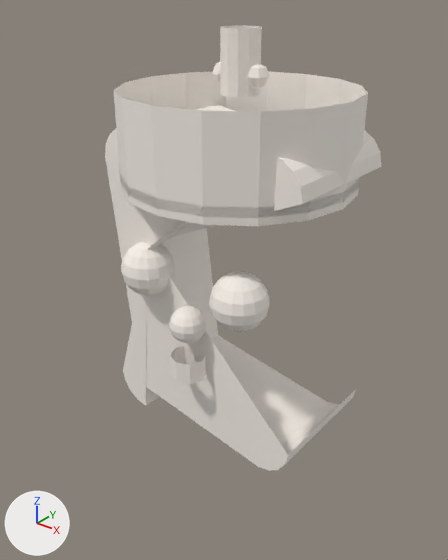
A saved change to the glTF model bread_mascot_model/bread_mascot.glb.
The view is the same before and after, from a 50 mm lens placed at (1.55, -2.05, 1.24), pointed at (0.0, -0.11, 0.04). Lighting does not change. The marker at lower left points along +X, +Y and +Z. The older version comes first. Vertices at exactly the same position are counted once.

In view in the first picture: 'BreadMascot'.
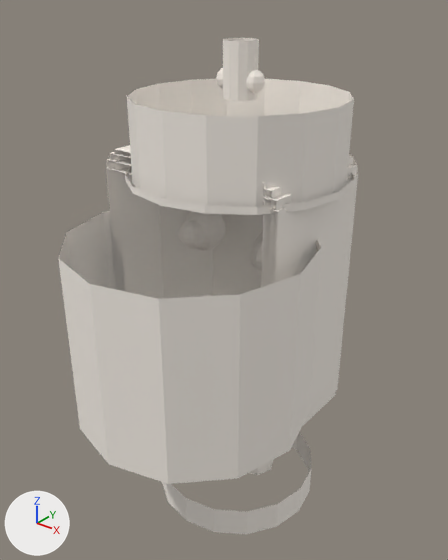
Commit message: Update to complete symmetrical bread mascot model

What differs and where, as boxes (x1, y1, x2, y2) in the pictures (448 x 560 px; the box of a moved part takes in the faces that stretch with it):
'BreadMascot', reshaped (9% wider, 11% taller): before (105, 25, 381, 471); after (58, 38, 358, 534)
part 1 of me_breadmascot, added: after (179, 220, 204, 248)
part 2 of me_breadmascot, added: after (250, 241, 263, 271)
part 3 of me_breadmascot, moved or reshaped: before (113, 72, 368, 226); after (127, 79, 354, 207)
part 4 of me_breadmascot, moved or reshaped: before (120, 175, 360, 218); after (125, 166, 355, 215)
part 5 of me_breadmascot, moved or reshaped: before (220, 25, 262, 97); after (223, 38, 259, 101)
part 6 of me_breadmascot, added: after (58, 205, 321, 484)
part 7 of me_breadmascot, moved or reshaped (not visible afterwards): before (170, 346, 206, 384)
part 8 of me_breadmascot, added (mostly hidden): after (249, 459, 274, 475)
part 9 of me_breadmascot, added: after (162, 432, 311, 534)
part 10 of me_breadmascot, rebuilt: before (105, 105, 381, 471); after (106, 145, 358, 425)
part 11 of me_breadmascot, rebuilt (not visible afterwards): before (169, 306, 206, 343)
part 12 of me_breadmascot, added: after (183, 211, 226, 250)
part 13 of me_breadmascot, added (mostly hidden): after (253, 231, 263, 247)
part 14 of me_breadmascot, deleted: before (209, 271, 269, 332)
part 15 of me_breadmascot, moved or reshaped: before (212, 62, 269, 90); after (216, 68, 265, 93)

Diff of the bpy script that builds the scene:
```diff
--- a/bread_mascot_model/bread_mascot.glb.py
+++ b/bread_mascot_model/bread_mascot.glb.py
@@ me_breadmascot @@
-me_breadmascot.from_pydata(...)  # 659 vertices, 1144 faces; spans x -0.5..0.5, y -0.5..0.5, z -0.7..1.08
-me_breadmascot.materials.append(mat_breadmaterial)  # white #faf3eb
+me_breadmascot.from_pydata(...)  # 782 vertices, 1248 faces; spans x -0.52..0.52, y -0.84..0.48, z -1.17..1.03
+# me_breadmascot part 1: a new loose piece, a UV sphere (8 segments, 8 rings, poles along z) spanning x -0.26..-0.14, y -0.14..-0.01, z 0.14..0.26, in mat_bread (white #faf3eb)
+# me_breadmascot part 2: a new loose piece, a UV sphere (8 segments, 8 rings, poles along z) spanning x 0.14..0.26, y -0.14..-0.01, z 0.14..0.26, in mat_bread (white #faf3eb)
+# me_breadmascot part 3: the loose piece of 32 vertices spanning x -0.5..0.5, y -0.5..0.5, z 0.45..0.85 is scaled about its middle by (0.9, 0.9, 0.875), in mat_bread (white #faf3eb)
+# me_breadmascot part 4: the loose piece of 32 vertices spanning x -0.5..0.5, y -0.5..0.5, z 0.48..0.52 is scaled about its middle by (0.96, 0.96, 0.75), in mat_bread (white #faf3eb)
+# me_breadmascot part 5: the loose piece of 24 vertices spanning x -0.08..0.08, y -0.08..0.08, z 0.82..1.08 is scaled about its middle by (0.875, 0.875, 0.88), then moved by (0.0, 0.0, -0.03), in mat_bread (white #faf3eb)
+# me_breadmascot part 6: the loose piece of 24 vertices spanning x -0.08..0.08, y -0.08..0.08, z 0.82..1.08 is copied, and the copy is scaled about its middle by (6.5, 6.5, 3.2), then moved by (0.0, -0.32, -1.05), in mat_bread (white #faf3eb); it spans x -0.52..0.52, y -0.84..0.2, z -0.5..0.3
+# me_breadmascot part 7: the loose piece of 16 vertices spanning x -0.08..0.08, y -0.43..-0.27, z -0.33..-0.23 is scaled about its middle by (1.25, 1.25, 1.2), then moved by (-0.12, 0.35, -0.67), in mat_bread (white #faf3eb)
+# me_breadmascot part 8: the loose piece of 16 vertices spanning x -0.08..0.08, y -0.43..-0.27, z -0.33..-0.23 is copied, and the copy is scaled about its middle by (1.25, 1.25, 1.2), then moved by (0.12, 0.35, -0.67), in mat_bread (white #faf3eb); it spans x 0.02..0.22, y -0.1..0.1, z -1.01..-0.89
+# me_breadmascot part 9: the loose piece of 32 vertices spanning x -0.5..0.5, y -0.5..0.5, z 0.48..0.52 is copied, and the copy is scaled about its middle by (0.8, 0.8, 3.75), then moved by (0.0, 0.0, -1.6), in mat_bread (white #faf3eb); it spans x -0.4..0.4, y -0.4..0.4, z -1.17..-1.02
+# me_breadmascot part 10: the loose piece of 154 vertices spanning x -0.5..0.5, y -0.44..0.3, z -0.7..0.7 is rebuilt with 32 vertices and now spans x -0.5..0.4, y -0.3..0.3, z -0.69..0.59, in mat_bread (white #faf3eb)
+# me_breadmascot part 11: the loose piece of 93 vertices spanning x -0.08..0.08, y -0.43..-0.27, z -0.16..0.0 is rebuilt with 63 vertices and now spans x -0.07..0.07, y -0.39..-0.25, z -0.12..0.02, in mat_bread (white #faf3eb)
+# me_breadmascot part 12: a new loose piece of 107 vertices spanning x -0.3..-0.1, y -0.1..0.1, z 0.1..0.3, in mat_bread (white #faf3eb)
+# me_breadmascot part 13: a new loose piece of 107 vertices spanning x 0.1..0.3, y -0.1..0.1, z 0.1..0.3, in mat_bread (white #faf3eb)
+# me_breadmascot part 14: the loose piece of 114 vertices spanning x 0.13..0.37, y -0.44..-0.2, z -0.02..0.22 is deleted
+# me_breadmascot part 15: 4 vertices moved within x -0.05..0.05, y -0.03..0.03, z 0.86; 63 vertices removed from x -0.13..0.13, y -0.05..0.05, z 0.85..0.95; 75 vertices added at x -0.12..0.12, y -0.04..0.04, z 0.83..0.93
+# other edits to the shape of me_breadmascot do not show in these pictures
+me_breadmascot.materials.append(mat_bread)  # white #faf3eb
```
